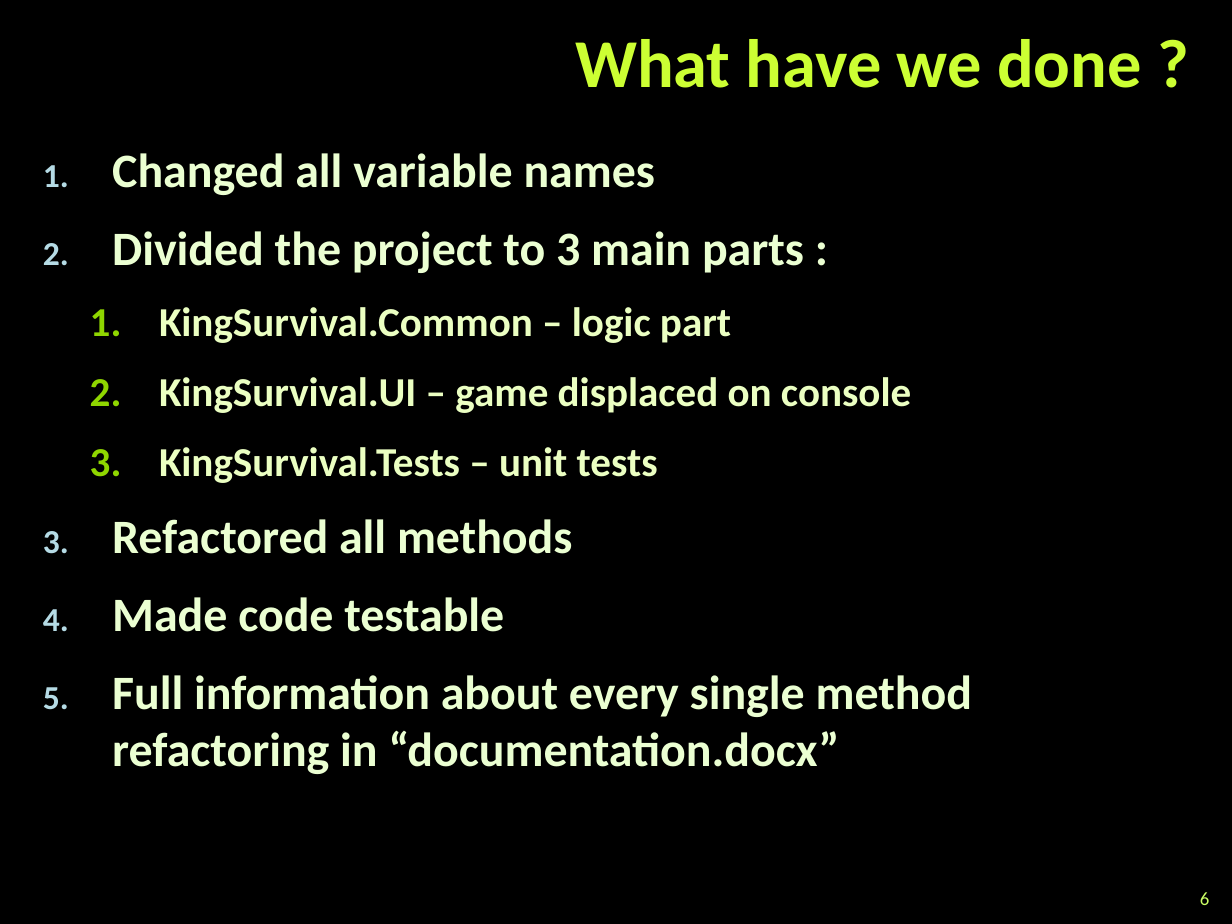
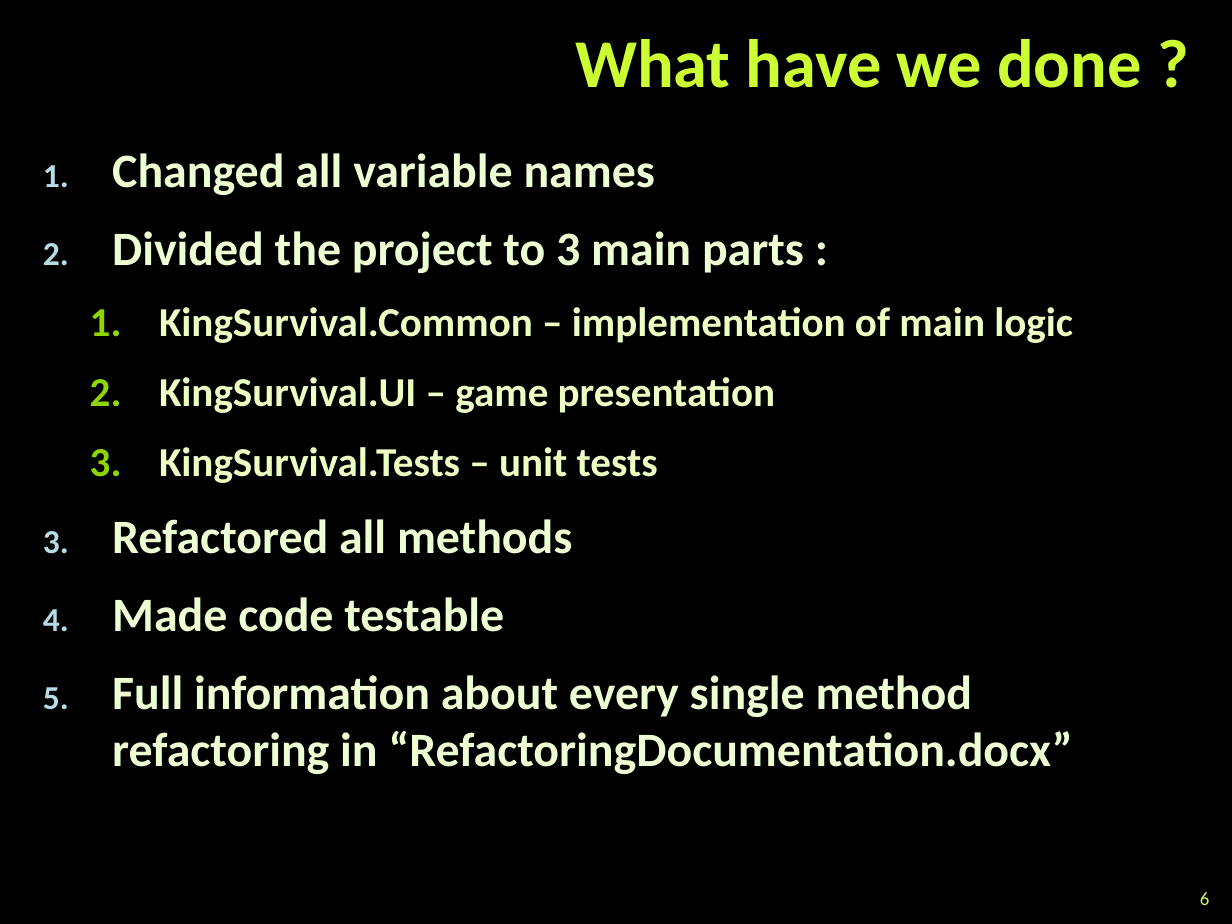
Before and after one commit to HighQualityCode-TeamErbium/HighQualityCode-TeamErbium, a slide deck: slide 6 of Team Erbium Presentation.pptx. Drawn at 1232x924 pixels with LibreOffice and Linux fonts; fonts in the diff are those of the drawing; background and template pictures are left out. Boxes give left, top, right and bottom in pixels: in the first picture for what was removed or moved away, otherwise in the second. Text is boxed around its words. In the diff, an @@ line names an element or a change of style, - is before the commit and + after.

```diff
--- a/Team Erbium Presentation.pptx
+++ b/Team Erbium Presentation.pptx
@@ text at <box>159,307,1073,413</box>: text changed @@
-  1. KingSurvival.Common – logic part
-  2. KingSurvival.UI – game displaced on console
+  1. KingSurvival.Common – implementation of main logic
+  2. KingSurvival.UI – game presentation
@@ text at <box>112,675,1073,774</box>: text changed @@
-5. Full information about every single method refactoring in “documentation.docx”
+5. Full information about every single method refactoring in “RefactoringDocumentation.docx”
```
Also in this commit, not shown: 4 other slides changed, 2 other files.
